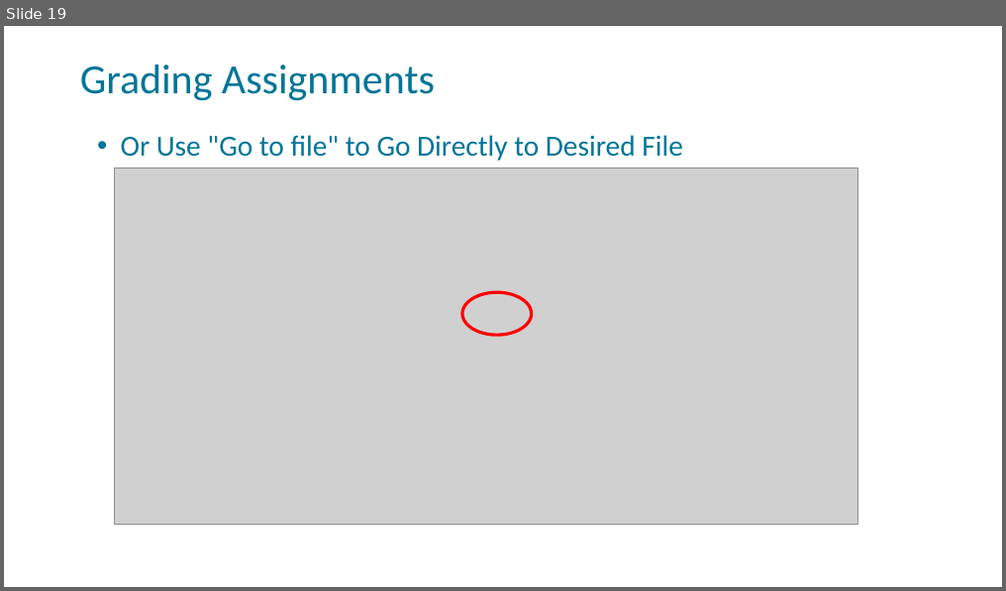
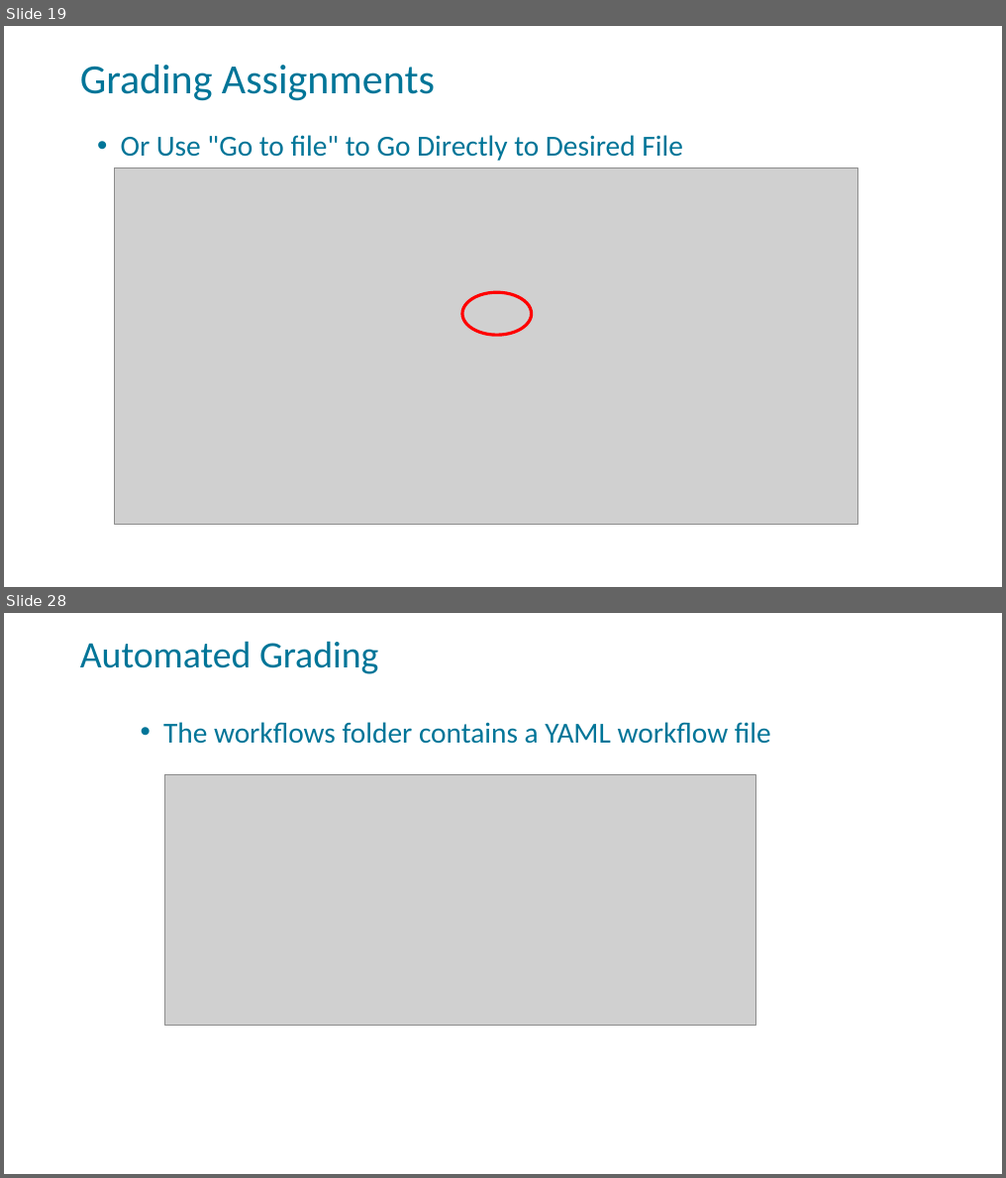
Before and after one commit to FSCJ-FacultyDev/SWC-Virtual-2023, a slide deck: slides/GitHubClassroom-Instructor.pptx. Shown one above the other, each under a label of ours: slide 19 before the commit, slides 19 and 28 after it; the slides between them are not shown. The pictures are 1006x591 and 1006x1178 pixels, drawn with LibreOffice and Linux fonts; fonts in the diff are those of the drawing; grey boxes stand for pictures; background and template pictures are left out. Boxes give left, top, right and bottom in pixels: in the first picture for what was removed or moved away, otherwise in the second. Text is boxed around its words. In the diff, an @@ line names an element or a change of style, - is before the commit and + after.

Commit message:
added auto-grading slides

```diff
--- a/slides/GitHubClassroom-Instructor.pptx
+++ b/slides/GitHubClassroom-Instructor.pptx
@@ slide 28 added at <box>4,613,1002,1174</box>, background picture (left out); not listed: 1 template element that a slide beside it also shows @@
@@ text added at <box>80,641,378,674</box>, 36 pt, text #007598 @@
+Automated Grading
@@ title added at <box>163,722,771,744</box>, 28 pt, text #007598 @@
+• The workflows folder contains a YAML workflow file
@@ picture added at <box>165,774,755,1026</box> @@
```
Also in this commit, not shown: 15 other slides added.
